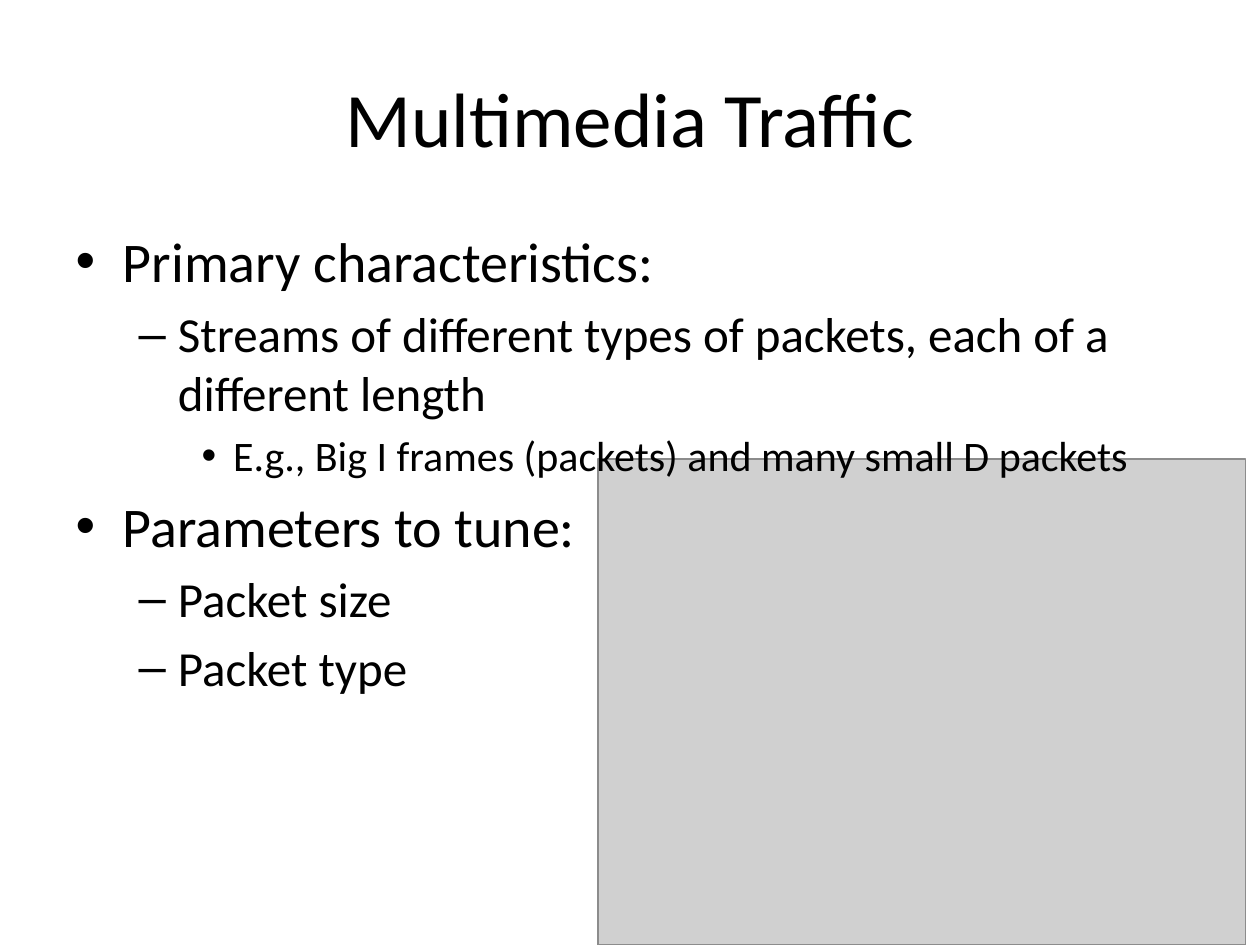
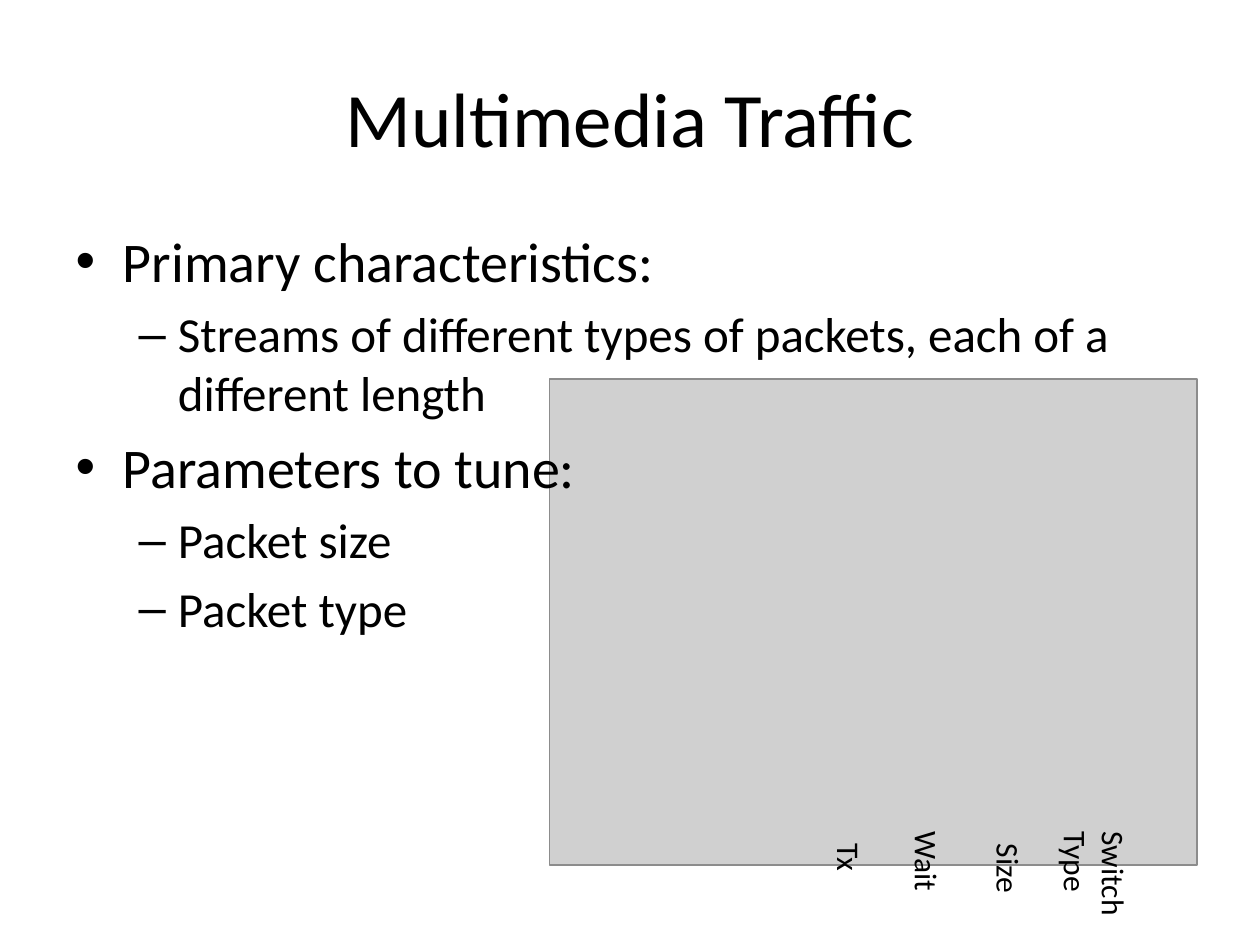
Before and after one commit to tamirh-uci/HeteroTrafficModels, a slide deck: slide 23 of presentation/slides.pptx. Drawn at 1260x945 pixels with LibreOffice and Linux fonts; fonts in the diff are those of the drawing; grey boxes stand for pictures. Boxes give left, top, right and bottom in pixels: in the first picture for what was removed or moved away, otherwise in the second. Text is boxed around its words. In the diff, an @@ line names an element or a change of style, - is before the commit and + after.

```diff
--- a/presentation/slides.pptx
+++ b/presentation/slides.pptx
@@ picture moved from (x1=598, y1=459, x2=1246, y2=945) to (x1=549, y1=379, x2=1197, y2=866) @@
@@ text at (x1=233, y1=437, x2=1128, y2=482): paragraph removed @@
-    • E.g., Big I frames (packets) and many small D packets
@@ text added at (x1=906, y1=838, x2=944, y2=890), 18 pt, text #000000 @@
+Wait
@@ text added at (x1=1056, y1=838, x2=1131, y2=914), 18 pt, text #000000 @@
+Switch Type
@@ text added at (x1=829, y1=845, x2=867, y2=871), 18 pt, text #000000 @@
+Tx
@@ text added at (x1=988, y1=848, x2=1026, y2=892), 18 pt, text #000000 @@
+Size
```
Also in this commit, not shown: 10 other slides changed, 2 slides added, 2 slides removed.
